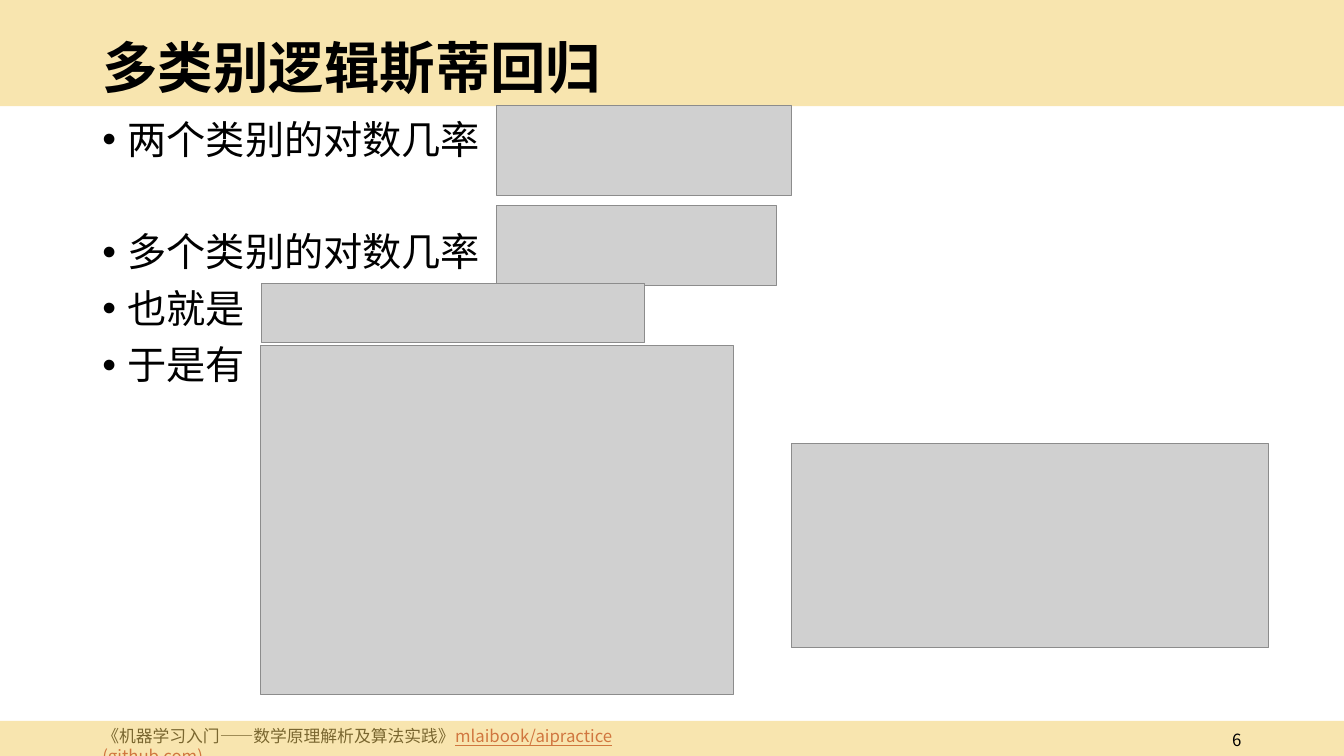
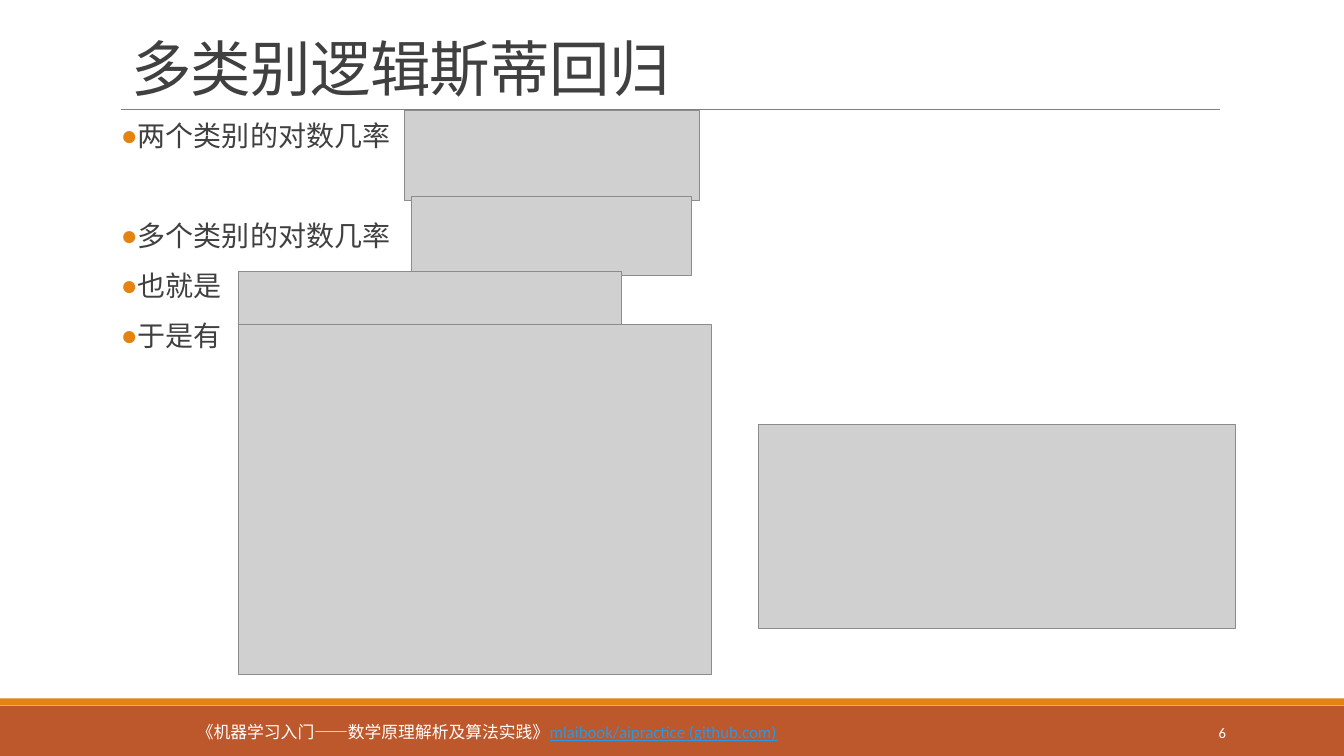
Before and after one commit to mlaibook/mlaibook.github.io, a slide deck: slide 6 of assets/slides/ch5-logistic.pptx. Drawn at 1344x756 pixels with LibreOffice and Linux fonts; fonts in the diff are those of the drawing; grey boxes stand for pictures. Boxes give left, top, right and bottom in pixels: in the first picture for what was removed or moved away, otherwise in the second. Text is boxed around its words. In the diff, an @@ line names an element or a change of style, - is before the commit and + after.

```diff
--- a/assets/slides/ch5-logistic.pptx
+++ b/assets/slides/ch5-logistic.pptx
@@ rectangle removed at box(0, 0, 1344, 106) @@
@@ title "多类别逻辑斯蒂回归": place and size @@
-title "多类别逻辑斯蒂回归" at box(102, 40, 601, 94)
+title "多类别逻辑斯蒂回归" at box(131, 40, 670, 97)
@@ title "多类别逻辑斯蒂回归" at box(131, 40, 670, 97): size 39.6 to 43.2 pt, font Arial to Calibri, text colour #000000 to #404040, letter spacing 0 to -0.5 pt, bold off; line spacing 0.9 to 0.85; vertical alignment middle to bottom @@
@@ text "两个类别的对数几率": place and size @@
-text "两个类别的对数几率" at box(128, 121, 480, 382)
+text "两个类别的对数几率" at box(138, 122, 390, 349)
@@ text "两个类别的对数几率" at box(138, 122, 390, 349): size 28 to 20 pt, font Noto Sans CJK SC to Calibri, text colour #000000 to #404040; bullet • to ●; more space between paragraphs @@
@@ line added from (121, 109) to (1220, 109), #808080 0.5 pt @@
@@ picture: place and size @@
-picture at box(497, 105, 791, 196)
+picture at box(404, 111, 699, 202)
@@ picture: place and size @@
-picture at box(497, 206, 777, 285)
+picture at box(412, 197, 693, 276)
@@ picture: place and size @@
-picture at box(261, 283, 644, 343)
+picture at box(239, 271, 622, 331)
@@ picture: place and size @@
-picture at box(260, 346, 733, 696)
+picture at box(239, 325, 712, 675)
@@ picture: place and size @@
-picture at box(791, 444, 1269, 647)
+picture at box(759, 424, 1237, 628)
@@ rectangle: place and size @@
-rectangle at box(0, 721, 1344, 756)
+rectangle at box(0, 706, 1344, 756)
@@ rectangle at box(0, 706, 1344, 756): fill #F3CD60 at 50% opacity to #BD582C @@
@@ rectangle added at box(0, 699, 1344, 706), fill #E48312 @@
@@ text "《机器学习入门——数学原理解析及算法实践》mlaibook/aipractice (github.com)": place and size @@
-text "《机器学习入门——数学原理解析及算法实践》mlaibook/aipractice (github.com)" at box(102, 728, 612, 746)
+text "《机器学习入门——数学原理解析及算法实践》mlaibook/aipractice (github.com)" at box(197, 724, 776, 741)
@@ text "《机器学习入门——数学原理解析及算法实践》mlaibook/aipractice (github.com)" at box(197, 724, 776, 741): font Noto Sans CJK SC to Calibri; text colour #000000 to #FFFFFF in "《机器学习入门——数学原理解析及算法实践》mlaibook/aipractice"; text colour #AD1F1F to #2998E3 in "《机器学习入门——数学原理解析及算法实践》mlaibook/aipractice (github.com)" @@
@@ page number: place and size @@
-page number at box(1232, 733, 1241, 746)
+page number at box(1219, 728, 1226, 738)
@@ page number at box(1219, 728, 1226, 738): size 12 to 10.5 pt, font Noto Sans CJK SC to Calibri, text colour #000000 to #FFFFFF @@
```
Also in this commit, not shown: 16 other slides changed, 5 other files.
